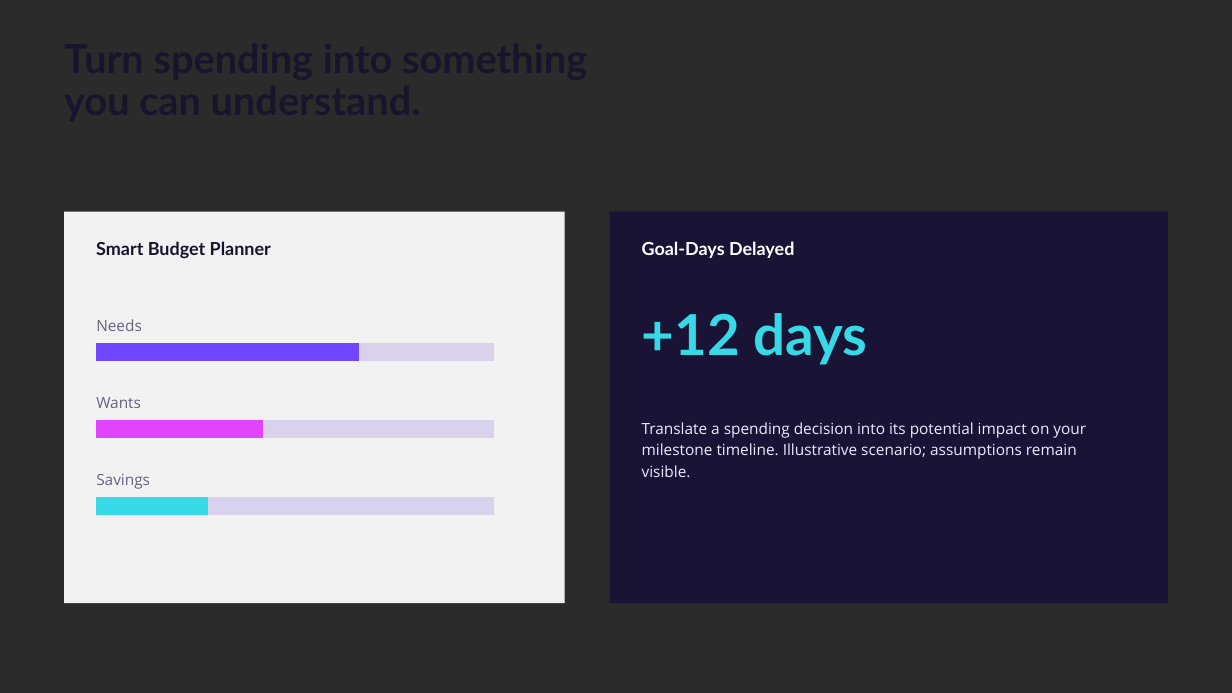
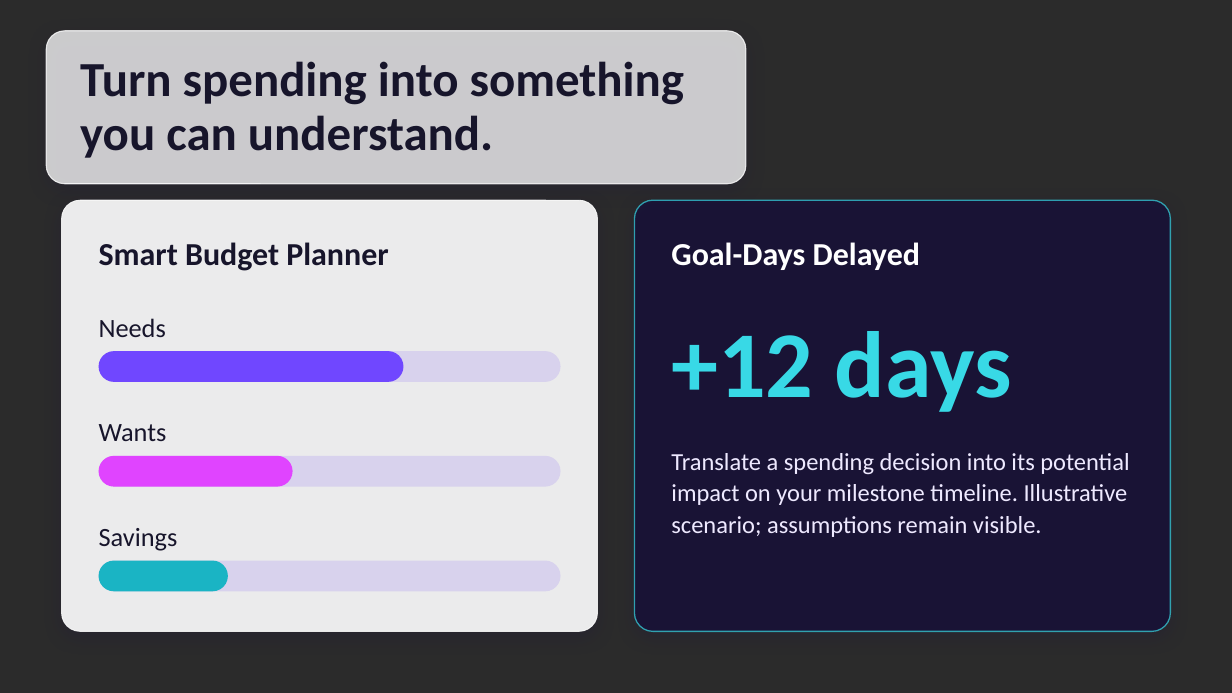
Before and after one commit to himanshichouhan25/finwise, a slide deck: slide 5 of image/FinWise AI Pitch Deck.pptx. Drawn at 1232x693 pixels with LibreOffice and Linux fonts; fonts in the diff are those of the drawing; background and template pictures are left out; a plain dark background stands for a picture behind light text. Boxes give left, top, right and bottom in pixels: in the first picture for what was removed or moved away, otherwise in the second. Text is boxed around its words. In the diff, an @@ line names an element or a change of style, - is before the commit and + after.

```diff
--- a/image/FinWise AI Pitch Deck.pptx
+++ b/image/FinWise AI Pitch Deck.pptx
@@ rounded rectangle added at (x1=46, y1=31, x2=746, y2=184), fill #FFFFFF at 76% opacity, outline #FFFFFF 1.25 pt @@
@@ text "Turn spending into something" moved from (x1=64, y1=40, x2=866, y2=131) to (x1=80, y1=61, x2=684, y2=158) @@
@@ text "Turn spending into something" at (x1=80, y1=61, x2=684, y2=158): size 46.5 to 57.2 pt, font Lato to Calibri; line spacing 48.8pt to 0.92; vertical alignment top to middle @@
@@ rounded rectangle added at (x1=62, y1=200, x2=598, y2=631), fill #FFFFFF at 91% opacity, outline #FFFFFF 1 pt @@
@@ rounded rectangle added at (x1=634, y1=200, x2=1170, y2=631), fill #191336 at 95% opacity, outline #38D9E6 1.5 pt @@
@@ text "Smart Budget Planner" at (x1=99, y1=242, x2=388, y2=271): size 21 to 37.4 pt, font Lato to Calibri; line spacing 24.1pt to 1; vertical alignment top to middle @@
@@ freeform shape removed at (x1=610, y1=212, x2=1168, y2=603) @@
@@ text "Goal-Days Delayed" moved from (x1=642, y1=241, x2=794, y2=258) to (x1=671, y1=242, x2=920, y2=270) @@
@@ text "Goal-Days Delayed" at (x1=671, y1=242, x2=920, y2=270): size 21 to 37.4 pt, font Lato to Calibri; line spacing 24.1pt to 1; vertical alignment top to middle @@
@@ text "+12 days" moved from (x1=642, y1=313, x2=868, y2=365) to (x1=671, y1=331, x2=1012, y2=412) @@
@@ text "+12 days" at (x1=671, y1=331, x2=1012, y2=412): size 66 to 110 pt, font Lato to Calibri; line spacing 64.7pt to 1; vertical alignment top to middle @@
@@ rounded rectangle added at (x1=99, y1=351, x2=561, y2=382), fill #D8D2ED @@
@@ rounded rectangle added at (x1=99, y1=351, x2=403, y2=382), fill #7047FF @@
@@ text "Wants" moved from (x1=96, y1=397, x2=141, y2=408) to (x1=99, y1=424, x2=167, y2=441) @@
@@ text "Translate a spending decision into ..." moved from (x1=642, y1=422, x2=1086, y2=477) to (x1=671, y1=453, x2=1129, y2=537) @@
@@ text "Translate a spending decision into ..." at (x1=671, y1=453, x2=1129, y2=537): size 18 to 28.6 pt, font Open Sans to Calibri; line spacing 25.2pt to 1.08 @@
@@ rounded rectangle added at (x1=99, y1=456, x2=561, y2=487), fill #D8D2ED @@
@@ rounded rectangle added at (x1=99, y1=456, x2=293, y2=487), fill #E044FF @@
@@ group removed at (x1=64, y1=212, x2=564, y2=603): 7 freeform shapes @@
@@ size 18 to 30.8 pt, font Open Sans to Calibri, text colour #68627D to #17152B; line spacing 25.2pt to 1; vertical alignment top to middle in 3 elements at (x1=99, y1=318, x2=166, y2=337), (x1=99, y1=424, x2=167, y2=441), (x1=99, y1=528, x2=178, y2=551) @@
@@ text "Savings" moved from (x1=96, y1=474, x2=150, y2=489) to (x1=99, y1=528, x2=178, y2=551) @@
@@ rounded rectangle added at (x1=99, y1=561, x2=561, y2=591), fill #D8D2ED @@
@@ rounded rectangle added at (x1=99, y1=561, x2=228, y2=591), fill #1AB4C4 @@
```
Also in this commit, not shown: 10 other slides changed, 1 slide added, 1 slide removed, 18 other files.
